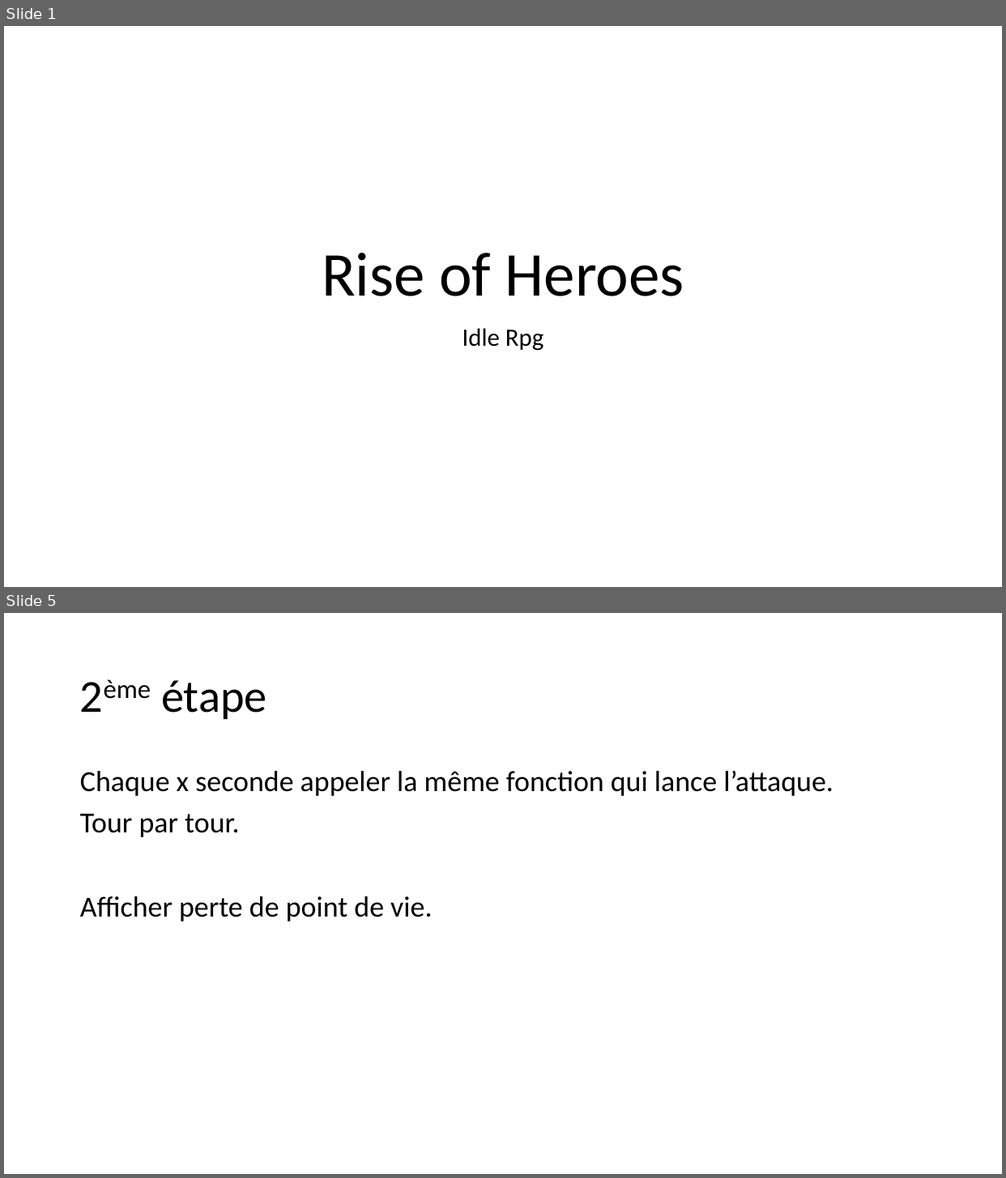
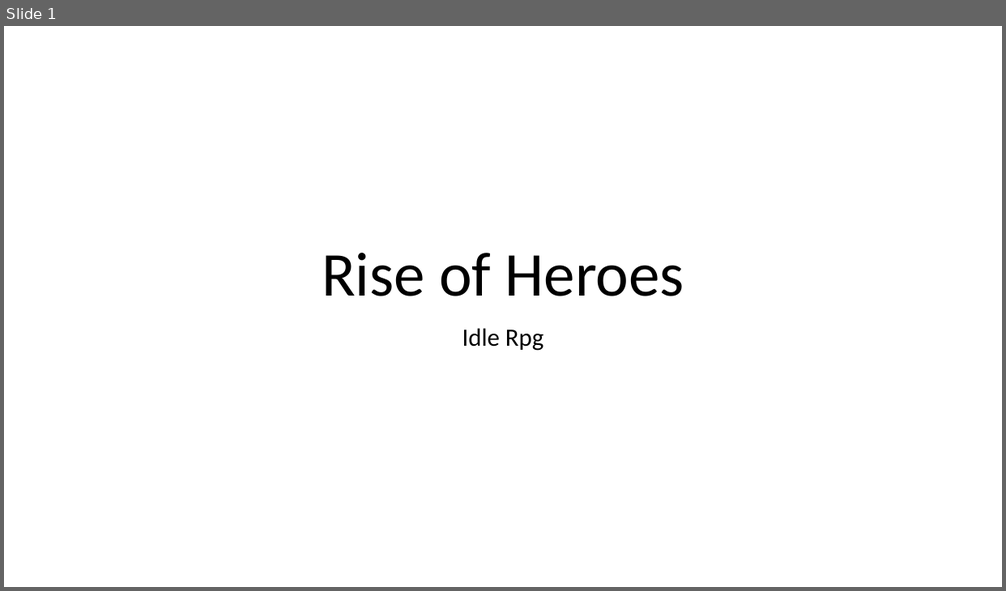
Before and after one commit to Ezazhel/RiseOfHeroes, a slide deck: Rise of Heroes.pptm. Shown one above the other, each under a label of ours: slides 1 and 5 before the commit, slide 1 after it; the slides between them are not shown. The pictures are 1006x1178 and 1006x591 pixels, drawn with LibreOffice and Linux fonts; fonts in the diff are those of the drawing. Boxes give left, top, right and bottom in pixels: in the first picture for what was removed or moved away, otherwise in the second. Text is boxed around its words. In the diff, an @@ line names an element or a change of style, - is before the commit and + after.

```diff
--- a/Rise of Heroes.pptm
+++ b/Rise of Heroes.pptm
@@ slide 5 removed at (x1=4, y1=613, x2=1002, y2=1174), background #FFFFFF @@
@@ title removed at (x1=161, y1=680, x2=267, y2=719) @@
-2ème étape
@@ text removed at (x1=80, y1=770, x2=833, y2=922) @@
-Chaque x seconde appeler la même fonction qui lance l’attaque.
-Tour par tour.
-Afficher perte de point de vie.
```
Also in this commit, not shown: 3 slides added, 4 other slides removed, 47 other files.
